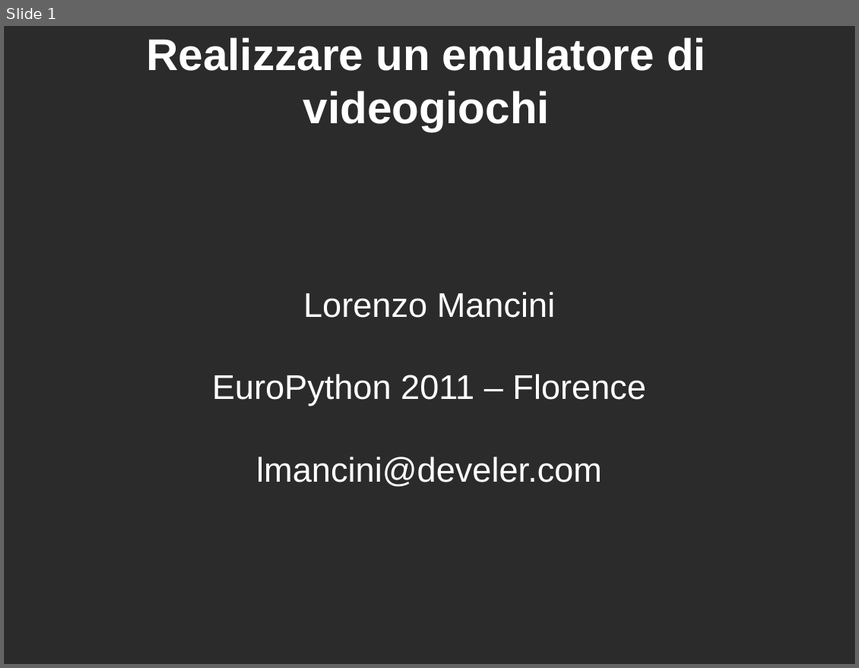
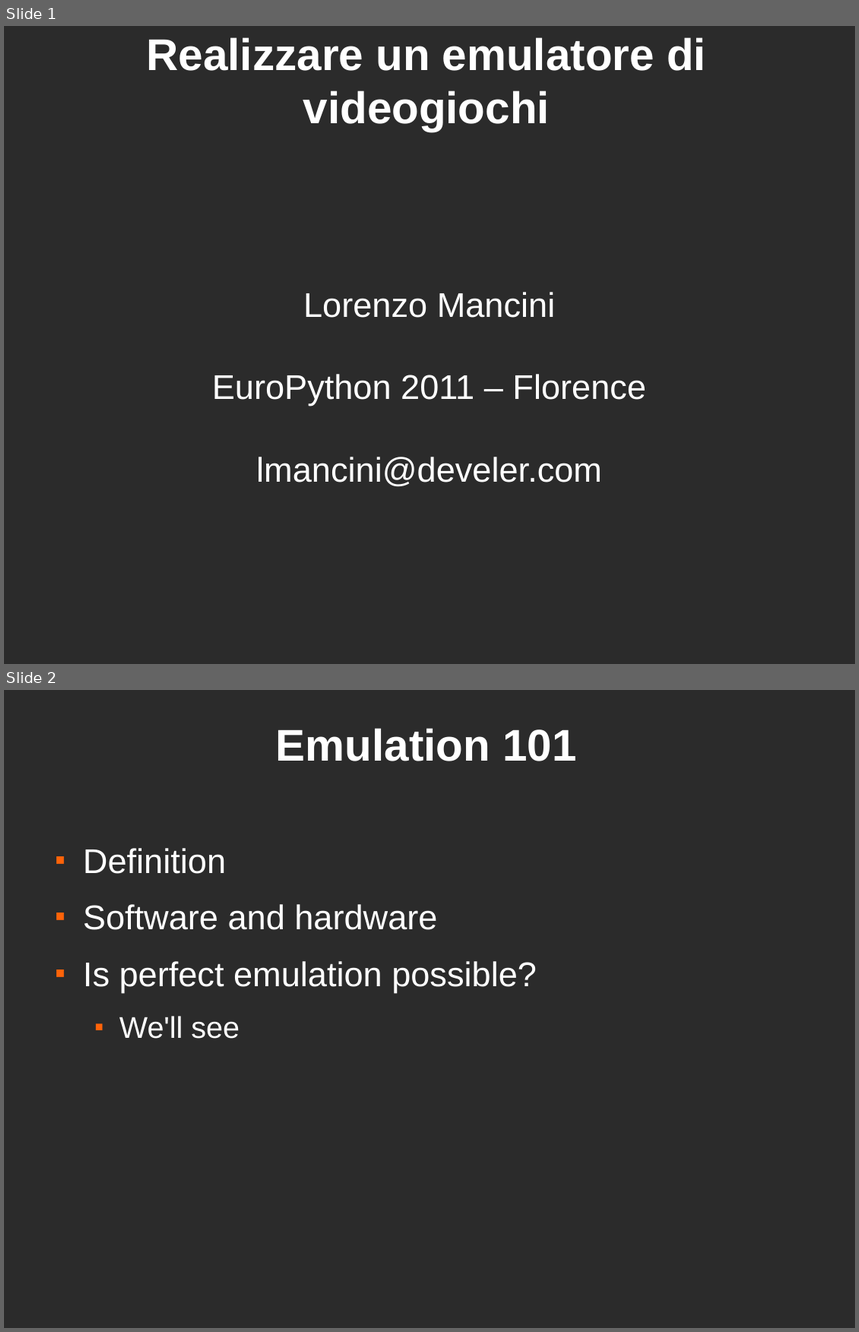
Before and after one commit to lmancini/py8, a slide deck: ep2011/emulatore.odp. Shown one above the other, each under a label of ours: slide 1 before the commit, slides 1 and 2 after it. The pictures are 859x668 and 859x1332 pixels, drawn with LibreOffice and Linux fonts; fonts in the diff are those of the drawing; background and template pictures are left out; a plain dark background stands for a picture behind light text. Boxes give left, top, right and bottom in pixels: in the first picture for what was removed or moved away, otherwise in the second. Text is boxed around its words. In the diff, an @@ line names an element or a change of style, - is before the commit and + after.

```diff
--- a/ep2011/emulatore.odp
+++ b/ep2011/emulatore.odp
@@ slide 2 added at <box>4,690,855,1328</box>, background picture (left out) @@
@@ title added at <box>276,728,576,761</box>, 41.4 pt, text #FFFFFF, bold @@
+Emulation 101
@@ text added at <box>83,848,537,1039</box>, 32 pt, text #FFFFFF @@
+■ Definition
+■ Software and hardware
+■ Is perfect emulation possible?
+  ■ We'll see
```
Also in this commit, not shown: 2 other slides added.
